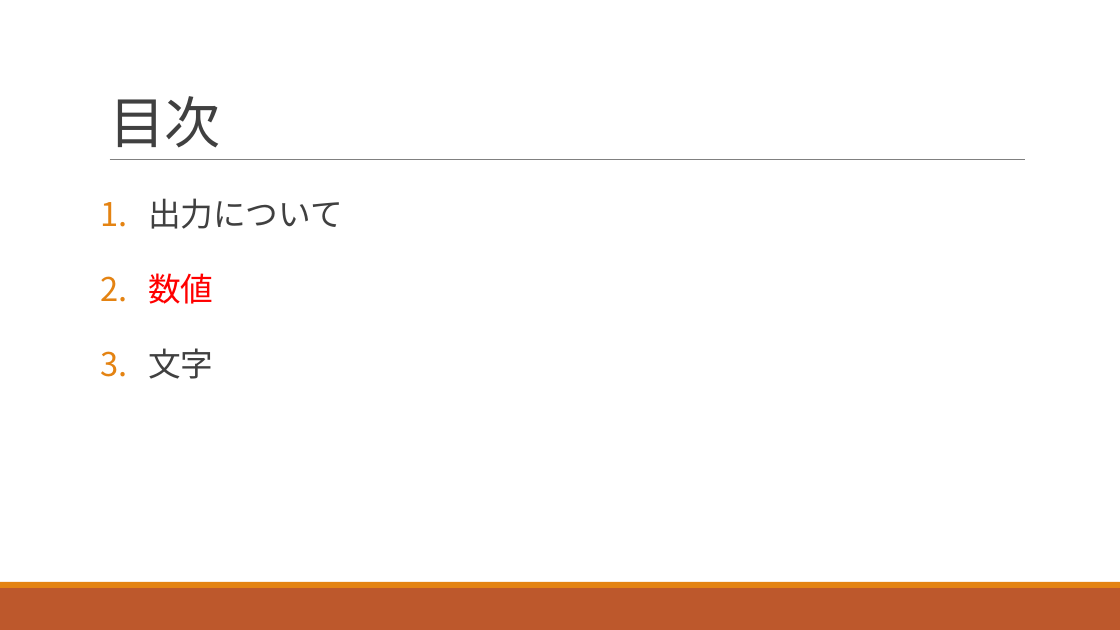
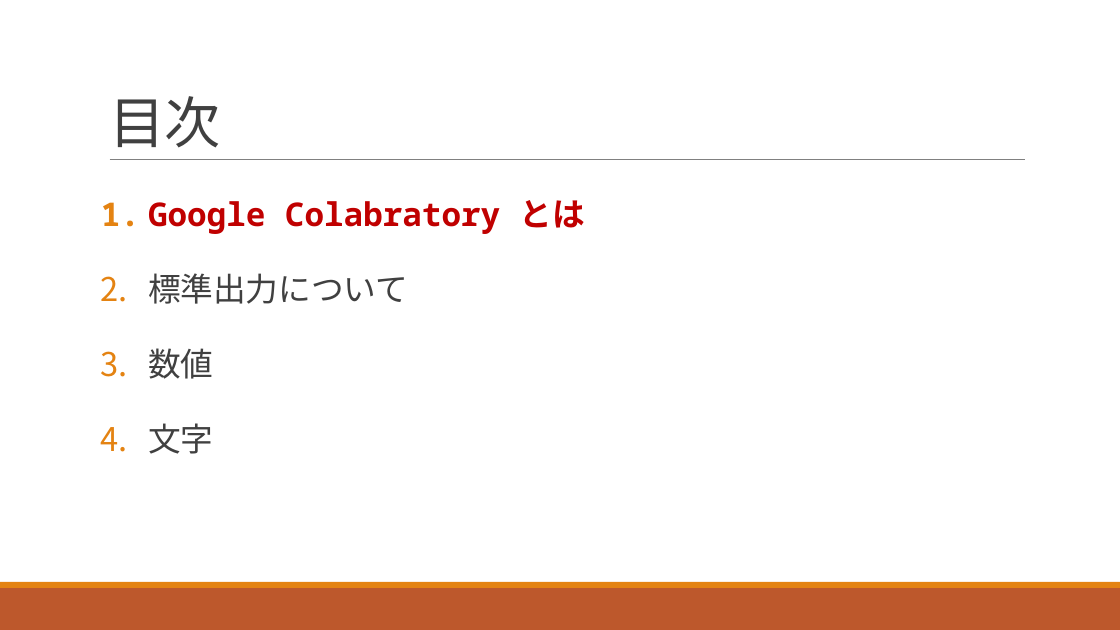
Before and after one commit to navy1634/Teach, a slide deck: slide 3 of 20230530/unit1.pptx (slide 8 before the commit). Drawn at 1120x630 pixels with LibreOffice and Linux fonts; fonts in the diff are those of the drawing. Boxes give left, top, right and bottom in pixels: in the first picture for what was removed or moved away, otherwise in the second. Text is boxed around its words. In the diff, an @@ line names an element or a change of style, - is before the commit and + after.

```diff
--- a/20230530/unit1.pptx
+++ b/20230530/unit1.pptx
@@ text at [148,200,585,304]: text changed; text colour #404040 to #C00000; bold on @@
-1. 出力について
+1. Google Colabratory とは
+2. 標準出力について
@@ text at [148,348,213,379]: text colour #FF0000 to #404040 in "数値" @@
```
Also in this commit, not shown: 10 other slides changed, 15 slides added, 1 slide removed, 2 other files.
